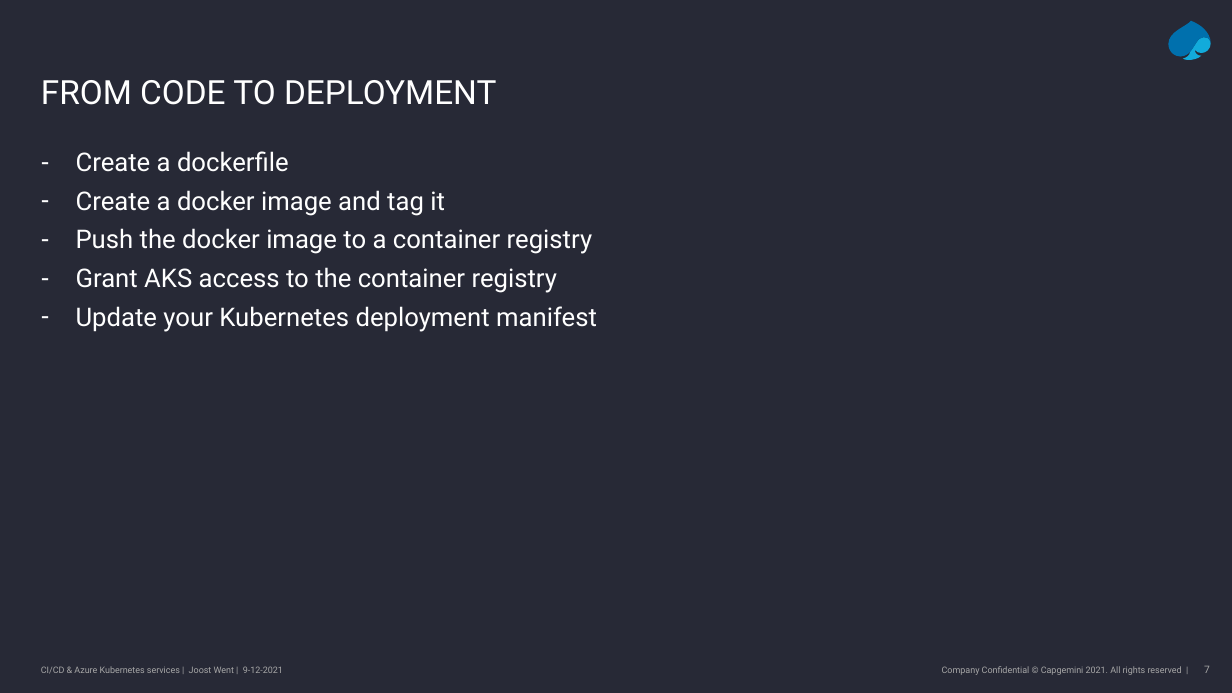
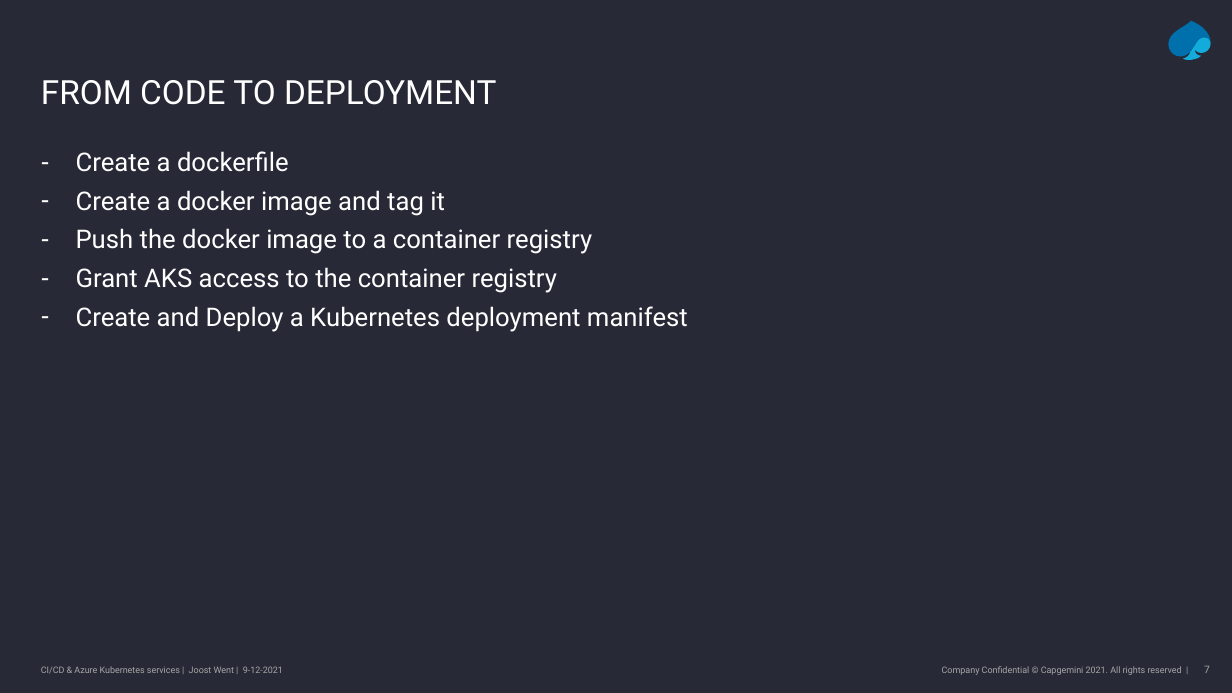
Before and after one commit to joostwent/techtalk-lunch, a slide deck: slide 7 of slides.pptx. Drawn at 1232x693 pixels with LibreOffice and Linux fonts; fonts in the diff are those of the drawing; background and template pictures are left out. Boxes give left, top, right and bottom in pixels: in the first picture for what was removed or moved away, otherwise in the second. Text is boxed around its words. In the diff, an @@ line names an element or a change of style, - is before the commit and + after.

```diff
--- a/slides.pptx
+++ b/slides.pptx
@@ text at (76,306,688,332): text changed @@
-– Update your Kubernetes deployment manifest
+– Create and Deploy a Kubernetes deployment manifest
```
Also in this commit, not shown: 3 other slides changed, 3 slides added, 1 slide removed, 2 other files.
